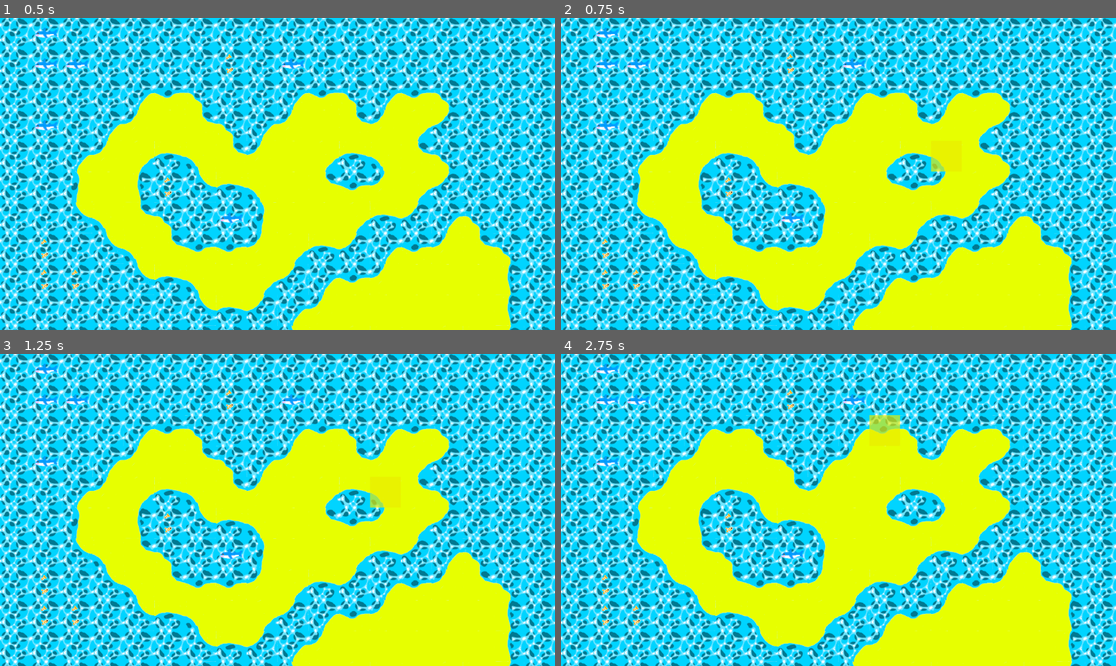
Above: before the commit, frames 1-4 (two rows, left to right).
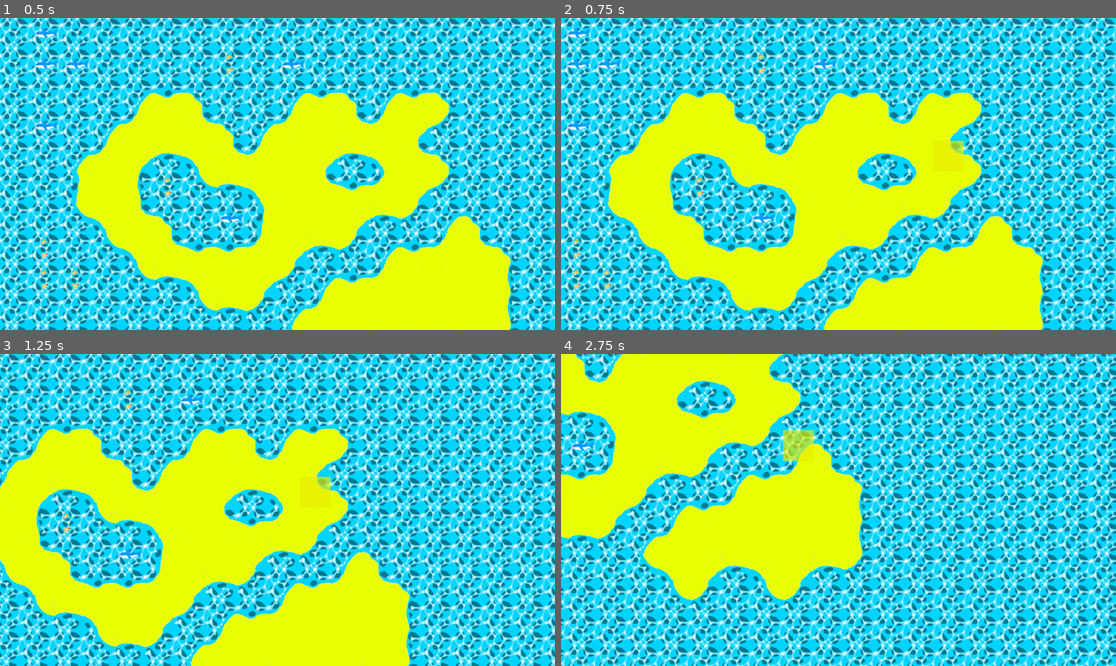
Above: after the commit, the same moments.

Repository: shacharavgil/ff
Game: Godot game, scene res://node_2d.tscn
Two runs of this game, one before a commit and one after it. Both use one fixed random seed, a clock stepped at 60 frames per second and the inputs below.
Inputs (mouse positions are in pixels of both pictures, inside the frame that each line leads up to):
- Up to frame 1 (0.5 s): no input
- Up to frame 2 (0.75 s): tap Enter at 0.5 s; move the mouse to (960, 158) at 0.52 s; hold Right (ui_right) from 0.53 s (still down); click (960, 158) at 0.67 s
- Up to frame 3 (1.25 s): keep holding Right (ui_right)
- Up to frame 4 (2.75 s): move the mouse to (727, 525) at 1.27 s; release Right (ui_right) at 1.28 s; hold Down (ui_down) 1.28-2.03 s; click (727, 525) at 1.42 s; move the mouse to (894, 441) at 2.02 s; hold Right (ui_right) from 2.03 s (still down); click (894, 441) at 2.17 s

Frame 1 is identical in both runs. In frame 2, 56% of the frame differs, in the area x 0-100%, y 0-100%; in frame 3, 78%; in frame 4, 83%.

Commit message:
Added camera controller script to node_2d.tscn and updated tile_map.gd to support world coordinate conversion for tile selection, enhancing input handling with camera integration.(AI)

Diff:
--- a/node_2d.tscn
+++ b/node_2d.tscn
@@ -1,9 +1,10 @@
-[gd_scene load_steps=11 format=3 uid="uid://dmbj2pa2muasr"]
+[gd_scene load_steps=12 format=3 uid="uid://dmbj2pa2muasr"]
 
 [ext_resource type="Texture2D" uid="uid://dw1p4kiua4gpk" path="res://ASSets/water.png" id="1_0hol4"]
 [ext_resource type="Texture2D" uid="uid://bsiu1koevne0o" path="res://ASSets/tileset1.png" id="1_wtcfe"]
 [ext_resource type="Script" uid="uid://nde6isxhtv8g" path="res://scripts/tile_map.gd" id="2_0e48y"]
 [ext_resource type="Texture2D" uid="uid://i6h0dr5b30fm" path="res://ASSets/beach.png" id="2_q6r6c"]
+[ext_resource type="Script" uid="uid://joelysy0srvv" path="res://scripts/camera_controller.gd" id="3_0e48y"]
 [ext_resource type="Texture2D" uid="uid://dq65r8xlau86y" path="res://ASSets/beach_tile_set.png" id="3_q6r6c"]
 
 [sub_resource type="TileSetAtlasSource" id="TileSetAtlasSource_kdubu"]
@@ -72,3 +73,4 @@
 
 [node name="Camera2D" type="Camera2D" parent="."]
 position = Vector2(576, 325)
+script = ExtResource("3_0e48y")
--- /dev/null
+++ b/scripts/camera_controller.gd
@@ -0,0 +1,82 @@
+extends Camera2D
+
+@export var move_speed: float = 300.0
+@export var zoom_speed: float = 0.1
+@export var min_zoom: float = 0.5
+@export var max_zoom: float = 2.0
+
+var map_bounds: Rect2
+var tile_map: TileMap
+
+func _ready():
+	# Find the TileMap node
+	tile_map = get_parent().get_node("TileMap")
+	if tile_map:
+		calculate_map_bounds()
+
+func calculate_map_bounds():
+	if not tile_map:
+		return
+
+	# Get the used rect of the tilemap
+	var used_rect = tile_map.get_used_rect()
+	var tile_size = tile_map.tile_set.tile_size
+
+	# Convert tile coordinates to world coordinates
+	var world_pos = tile_map.global_position
+	var world_size = used_rect.size * tile_size
+
+	# Calculate the map bounds in world coordinates
+	map_bounds = Rect2(world_pos, world_size)
+
+	# Adjust bounds to account for camera viewport
+	var viewport_size = get_viewport().get_visible_rect().size
+	var camera_half_size = viewport_size / (2.0 * zoom)
+
+	# Clamp the bounds so camera can't go outside the map
+	map_bounds.position += camera_half_size
+	map_bounds.size -= camera_half_size * 2.0
+
+func _process(delta):
+	handle_movement(delta)
+	handle_zoom()
+
+func handle_movement(delta):
+	var input_vector = Vector2.ZERO
+
+	# WASD movement
+	if Input.is_action_pressed("ui_left") or Input.is_key_pressed(KEY_A):
+		input_vector.x -= 1
+	if Input.is_action_pressed("ui_right") or Input.is_key_pressed(KEY_D):
+		input_vector.x += 1
+	if Input.is_action_pressed("ui_up") or Input.is_key_pressed(KEY_W):
+		input_vector.y -= 1
+	if Input.is_action_pressed("ui_down") or Input.is_key_pressed(KEY_S):
+		input_vector.y += 1
+
+	# Normalize the input vector to prevent faster diagonal movement
+	if input_vector.length() > 0:
+		input_vector = input_vector.normalized()
+		var new_position = position + input_vector * move_speed * delta
+
+		# Clamp position to map boundaries
+		if map_bounds.has_area():
+			new_position.x = clamp(new_position.x, map_bounds.position.x, map_bounds.end.x)
+			new_position.y = clamp(new_position.y, map_bounds.position.y, map_bounds.end.y)
+
+		position = new_position
+
+func handle_zoom():
+	# Mouse wheel zoom
+	if Input.is_action_just_released("ui_page_up"):  # Mouse wheel up
+		zoom += Vector2.ONE * zoom_speed
+	if Input.is_action_just_released("ui_page_down"):  # Mouse wheel down
+		zoom -= Vector2.ONE * zoom_speed
+
+	# Clamp zoom values
+	zoom.x = clamp(zoom.x, min_zoom, max_zoom)
+	zoom.y = clamp(zoom.y, min_zoom, max_zoom)
+
+	# Recalculate bounds when zoom changes
+	if tile_map:
+		calculate_map_bounds()
--- a/scripts/tile_map.gd
+++ b/scripts/tile_map.gd
@@ -6,17 +6,37 @@
 
 func _unhandled_input(event):
 	if event is InputEventMouseButton and event.button_index == MOUSE_BUTTON_LEFT and event.pressed:
-		var clicked_pos = event.position
-		var tile_coords = local_to_map(clicked_pos)
-		print("Tile clicked at:", tile_coords)
+		# Convert screen coordinates to world coordinates
+		var camera = get_parent().get_node("Camera2D")
+		if camera:
+			# Get the camera's transform to convert screen to world coordinates
+			var world_pos = camera.get_global_mouse_position()
+			var tile_coords = local_to_map(to_local(world_pos))
+			print("Tile clicked at:", tile_coords)
 
-		# Remove old highlight if it exists
-		if current_highlight and current_highlight.is_inside_tree():
-			current_highlight.queue_free()
+			# Remove old highlight if it exists
+			if current_highlight and current_highlight.is_inside_tree():
+				current_highlight.queue_free()
 
-		# Add highlight instance to show selection
-		current_highlight = highlight.instantiate()
-		var tile_size = tile_set.tile_size
-		current_highlight.global_position = global_position + map_to_local(tile_coords) + Vector2(-32, -32)
-		print("Tile coordinates (world):", global_position + map_to_local(tile_coords))
-		add_child(current_highlight)
+			# Add highlight instance to show selection
+			current_highlight = highlight.instantiate()
+			var tile_size = tile_set.tile_size
+			current_highlight.global_position = global_position + map_to_local(tile_coords) + Vector2(-32, -32)
+			print("Tile coordinates (world):", global_position + map_to_local(tile_coords))
+			add_child(current_highlight)
+		else:
+			# Fallback to original method if no camera found
+			var clicked_pos = event.position
+			var tile_coords = local_to_map(clicked_pos)
+			print("Tile clicked at:", tile_coords)
+
+			# Remove old highlight if it exists
+			if current_highlight and current_highlight.is_inside_tree():
+				current_highlight.queue_free()
+
+			# Add highlight instance to show selection
+			current_highlight = highlight.instantiate()
+			var tile_size = tile_set.tile_size
+			current_highlight.global_position = global_position + map_to_local(tile_coords) + Vector2(-32, -32)
+			print("Tile coordinates (world):", global_position + map_to_local(tile_coords))
+			add_child(current_highlight)
Not shown, added: scripts/camera_controller.gd.uid
